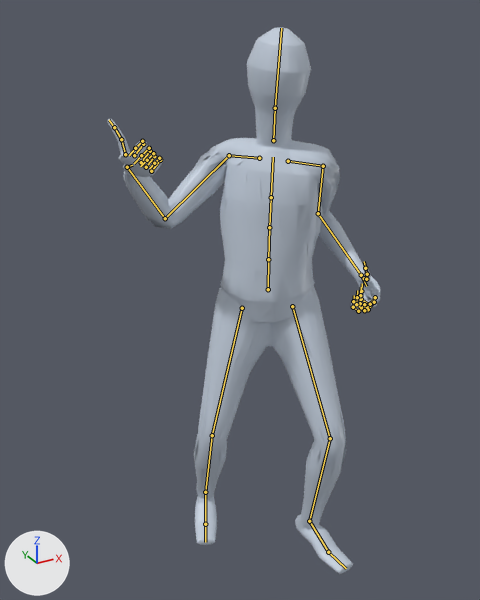
An edit to the glTF model app/assets/anims/Base/one_hand_attack_1.glb, drawn before and after from the same camera.
Both versions are drawn from a 50 mm camera at (-1.012, -1.67, 1.781) aimed at (-0.106, -0.023, 0.958). The lights are fixed; the arrows at lower left show +X, +Y and +Z. The older version comes first. Both versions are drawn at frame 6 of the action 'Animation'; the numbers are the values there. The bones that change, and the others that lie on the model, are drawn over the model as lines.

Objects in the first picture: 'Body_human_male'.
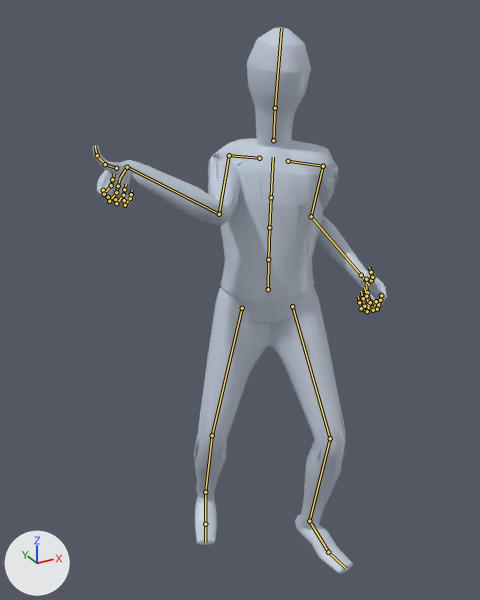
What differs and where, as boxes (x1, y1, x2, y2) in the pictures (480 x 600 px):
'Body_human_male', posed (7% wider): before (107, 27, 381, 574); after (93, 27, 387, 574)
bone 'mixamorig:LeftArm', root to tip: before (323, 166) to (318, 213); after (323, 166) to (311, 216)
bone 'mixamorig:LeftHand', root to tip: before (361, 275) to (366, 286); after (361, 275) to (369, 285)
bone 'mixamorig:RightArm', root to tip: before (229, 155) to (165, 218); after (229, 155) to (219, 214)
bone 'mixamorig:RightHand', root to tip: before (127, 167) to (132, 165); after (127, 167) to (119, 179)

What the commit changed:
Bone 'mixamorig:LeftArm' (bone_mixamorig_leftarm) turns from (-69, 35, 55) to (-72, 34, 60) degrees about its own x, y and z.
Bone 'mixamorig:LeftHand' (bone_mixamorig_lefthand) turns from (-5, -22, 14) to (6, -17, 16) degrees about its own x, y and z.
Bone 'mixamorig:RightArm' (bone_mixamorig_rightarm) turns from (-59, 50, 6) to (-156, 33, -57) degrees about its own x, y and z.
Bone 'mixamorig:RightHand' (bone_mixamorig_righthand) turns from (-109, 37, -102) to (36, -11, -87) degrees about its own x, y and z.
